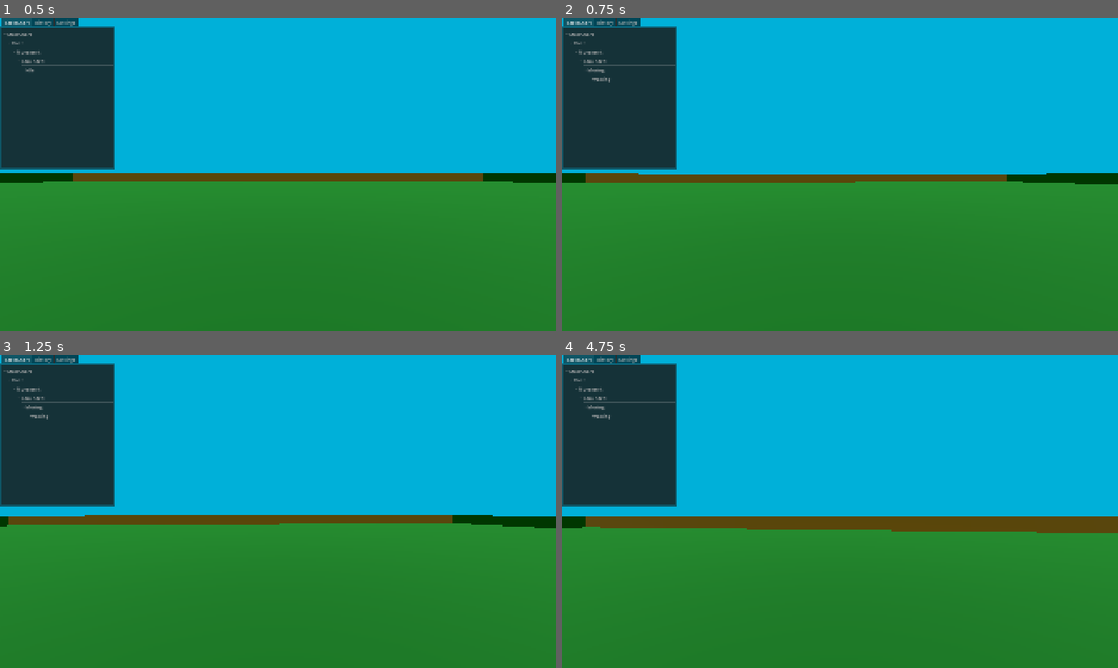
Above: before the commit, frames 1-4 (two rows, left to right).
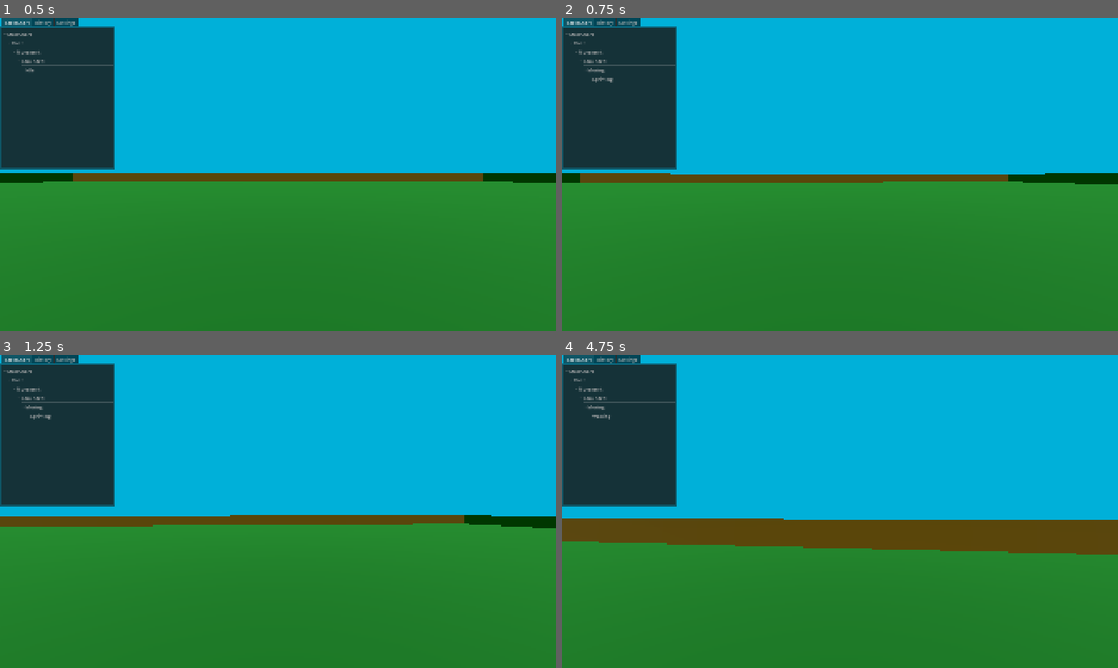
Above: after the commit, the same moments.

Repository: janisl/rpg-core
Game: Godot game, scene res://levels/test.tscn
Two runs of this game, one before a commit and one after it. Both use one fixed random seed, a clock stepped at 60 frames per second and the inputs below.
Inputs (mouse positions are in pixels of both pictures, inside the frame that each line leads up to):
- Up to frame 1 (0.5 s): no input
- Up to frame 2 (0.75 s): tap Enter at 0.5 s; move the mouse to (867, 174) at 0.52 s; hold W (forward) from 0.53 s (still down); hold Shift (sprint, bound only after the commit) from 0.53 s (still down)
- Up to frame 3 (1.25 s): keep holding W (forward); keep holding Shift (sprint, bound only after the commit); tap Space (jump) at 0.77 s
- Up to frame 4 (4.75 s): keep holding W (forward); move the mouse to (812, 511) at 1.27 s; release Shift (sprint, bound only after the commit) at 1.28 s; tap Shift (sprint, bound only after the commit) at 1.35, 2.85, 4.35 s; tap Space (jump) at 1.52, 2, 3.02, 3.77, 4.52 s; move the mouse to (851, 505) at 2.02 s; hold Shift (sprint, bound only after the commit) 2.03-2.78 s; tap Enter at 2.75 s; move the mouse to (834, 517) at 2.77 s; move the mouse to (878, 514) at 3.52 s; hold Shift (sprint, bound only after the commit) 3.53-4.28 s; move the mouse to (795, 508) at 4.27 s

Frame 1 is identical in both runs. In frame 2, 0.1% of the frame differs, in the area x 3-88%, y 18-53%; in frame 3, 0.5%; in frame 4, 6.8%, in the area x 0-100%, y 51-64%.

Commit message:
Add sprinting.

Diff:
--- a/actors/player/player.gd
+++ b/actors/player/player.gd
@@ -12,10 +12,13 @@
 @export_range(-90, -60) var tilt_lower_limit: int = -90
 @export_range(60, 90) var tilt_upper_limit: int = 90
 @export_group("Movement settings")
-@export var acceleration_speed: float = 8.0
-@export var deceleration_speed: float = 12.0
+@export var acceleration: float = 0.2
+@export var deceleration: float = 0.5
+@export var default_speed: float = 7.0
+@export var sprint_speed: float = 3.0
 
-var speed: float = 5.0
+var speed: float = 0
+var sprint_modifier: float = 0
 var input_dir := Vector2.ZERO
 
 
@@ -44,11 +47,12 @@
 	if Input.is_action_just_pressed("jump") and is_on_floor():
 		velocity.y = JUMP_VELOCITY
 
+	var speed_modifier = sprint_modifier
+	speed = default_speed + speed_modifier
+
 	input_dir = Input.get_vector("left", "right", "forward", "backward")
 	var current_velocity = Vector2(velocity.x, velocity.z)
 	var direction := (transform.basis * Vector3(input_dir.x, 0, input_dir.y)).normalized()
-	var acceleration = acceleration_speed * delta
-	var deceleration = deceleration_speed * delta
 	if direction:
 		current_velocity = lerp(current_velocity, Vector2(direction.x, direction.z) * speed, acceleration)
 	else:
@@ -58,3 +62,11 @@
 	velocity.z = current_velocity.y
 
 	move_and_slide()
+
+
+func walk() -> void:
+	sprint_modifier = 0
+
+
+func sprint() -> void:
+	sprint_modifier = sprint_speed
--- a/actors/player/player.tscn
+++ b/actors/player/player.tscn
@@ -11,6 +11,7 @@
 [ext_resource type="Script" uid="uid://b0r4e184he1xs" path="res://actors/player/state_machine/player_state_idle.gd" id="8_a744p"]
 [ext_resource type="Script" uid="uid://dlm8qngt7csqy" path="res://actors/player/state_machine/player_state_moving.gd" id="10_hiosj"]
 [ext_resource type="Script" uid="uid://cyytqpdhhxsg" path="res://actors/player/state_machine/player_state_walking.gd" id="11_ssdk0"]
+[ext_resource type="Script" uid="uid://bamh41w2falr0" path="res://actors/player/state_machine/player_state_sprinting.gd" id="12_ssdk0"]
 
 [sub_resource type="CapsuleShape3D" id="CapsuleShape3D_bsiym"]
 radius = 0.3
@@ -132,9 +133,15 @@
 script = ExtResource("11_ssdk0")
 metadata/_custom_type_script = "uid://cyytqpdhhxsg"
 
-[node name="Sprinting" type="Node" parent="StateMachine/Root/Movement/Grounded/Moving" unique_id=1425892345]
+[node name="Sprinting" type="Node" parent="StateMachine/Root/Movement/Grounded/Moving" unique_id=428600133]
+script = ExtResource("12_ssdk0")
+metadata/_custom_type_script = "uid://bamh41w2falr0"
 
 [node name="Airborne" type="Node" parent="StateMachine/Root/Movement" unique_id=1663954780]
 
-[connection signal="state_physics_processing" from="StateChart/Root/Movement/Grounded/Idle" to="StateMachine/Root/Movement/Grounded/Idle" method="_on_idle_state_physics_processing"]
-[connection signal="state_physics_processing" from="StateChart/Root/Movement/Grounded/Moving" to="StateMachine/Root/Movement/Grounded/Moving" method="_on_moving_state_physics_processing"]
+[connection signal="state_processing" from="StateChart/Root/Movement/Grounded/Idle" to="StateMachine/Root/Movement/Grounded/Idle" method="_on_idle_state_processing"]
+[connection signal="state_processing" from="StateChart/Root/Movement/Grounded/Moving" to="StateMachine/Root/Movement/Grounded/Moving" method="_on_moving_state_processing"]
+[connection signal="state_entered" from="StateChart/Root/Movement/Grounded/Moving/Walking" to="StateMachine/Root/Movement/Grounded/Moving/Walking" method="_on_walking_state_entered"]
+[connection signal="state_processing" from="StateChart/Root/Movement/Grounded/Moving/Walking" to="StateMachine/Root/Movement/Grounded/Moving/Walking" method="_on_walking_state_processing"]
+[connection signal="state_entered" from="StateChart/Root/Movement/Grounded/Moving/Sprinting" to="StateMachine/Root/Movement/Grounded/Moving/Sprinting" method="_on_sprinting_state_entered"]
+[connection signal="state_processing" from="StateChart/Root/Movement/Grounded/Moving/Sprinting" to="StateMachine/Root/Movement/Grounded/Moving/Sprinting" method="_on_sprinting_state_processing"]
--- a/actors/player/state_machine/player_state_idle.gd
+++ b/actors/player/state_machine/player_state_idle.gd
@@ -2,6 +2,6 @@
 extends PlayerState
 
 
-func _on_idle_state_physics_processing(_delta: float) -> void:
+func _on_idle_state_processing(_delta: float) -> void:
 	if player and player.input_dir.length() > 0:
 		player.state_chart.send_event("onMoving")
--- a/actors/player/state_machine/player_state_moving.gd
+++ b/actors/player/state_machine/player_state_moving.gd
@@ -2,6 +2,6 @@
 extends PlayerState
 
 
-func _on_moving_state_physics_processing(_delta: float) -> void:
+func _on_moving_state_processing(_delta: float) -> void:
 	if player.input_dir.length() == 0 and player.velocity.length() < 0.5:
 		player.state_chart.send_event("onIdle")
--- /dev/null
+++ b/actors/player/state_machine/player_state_sprinting.gd
@@ -0,0 +1,11 @@
+class_name PlayerStateSprinting
+extends PlayerState
+
+
+func _on_sprinting_state_processing(_delta: float) -> void:
+	if not Input.is_action_pressed("sprint"):
+		player.state_chart.send_event("onWalking")
+
+
+func _on_sprinting_state_entered() -> void:
+	player.sprint()
--- a/actors/player/state_machine/player_state_walking.gd
+++ b/actors/player/state_machine/player_state_walking.gd
@@ -1,2 +1,11 @@
 class_name PlayerStateWalking
 extends PlayerState
+
+
+func _on_walking_state_processing(_delta: float) -> void:
+	if Input.is_action_pressed("sprint"):
+		player.state_chart.send_event("onSprinting")
+
+
+func _on_walking_state_entered() -> void:
+	player.walk()
--- a/project.godot
+++ b/project.godot
@@ -58,6 +58,11 @@
 "events": [Object(InputEventKey,"resource_local_to_scene":false,"resource_name":"","device":-1,"window_id":0,"alt_press …(191 unchanged characters)…
 ]
 }
+sprint={
+"deadzone": 0.2,
+"events": [Object(InputEventKey,"resource_local_to_scene":false,"resource_name":"","device":-1,"window_id":0,"alt_pressed":false,"shift_pressed":false,"ctrl_pressed":false,"meta_pressed":false,"pressed":false,"keycode":0,"physical_keycode":4194325,"key_label":0,"unicode":0,"location":0,"echo":false,"script":null)
+]
+}
 
 [physics]
 
Not shown, added: actors/player/state_machine/player_state_sprinting.gd.uid
